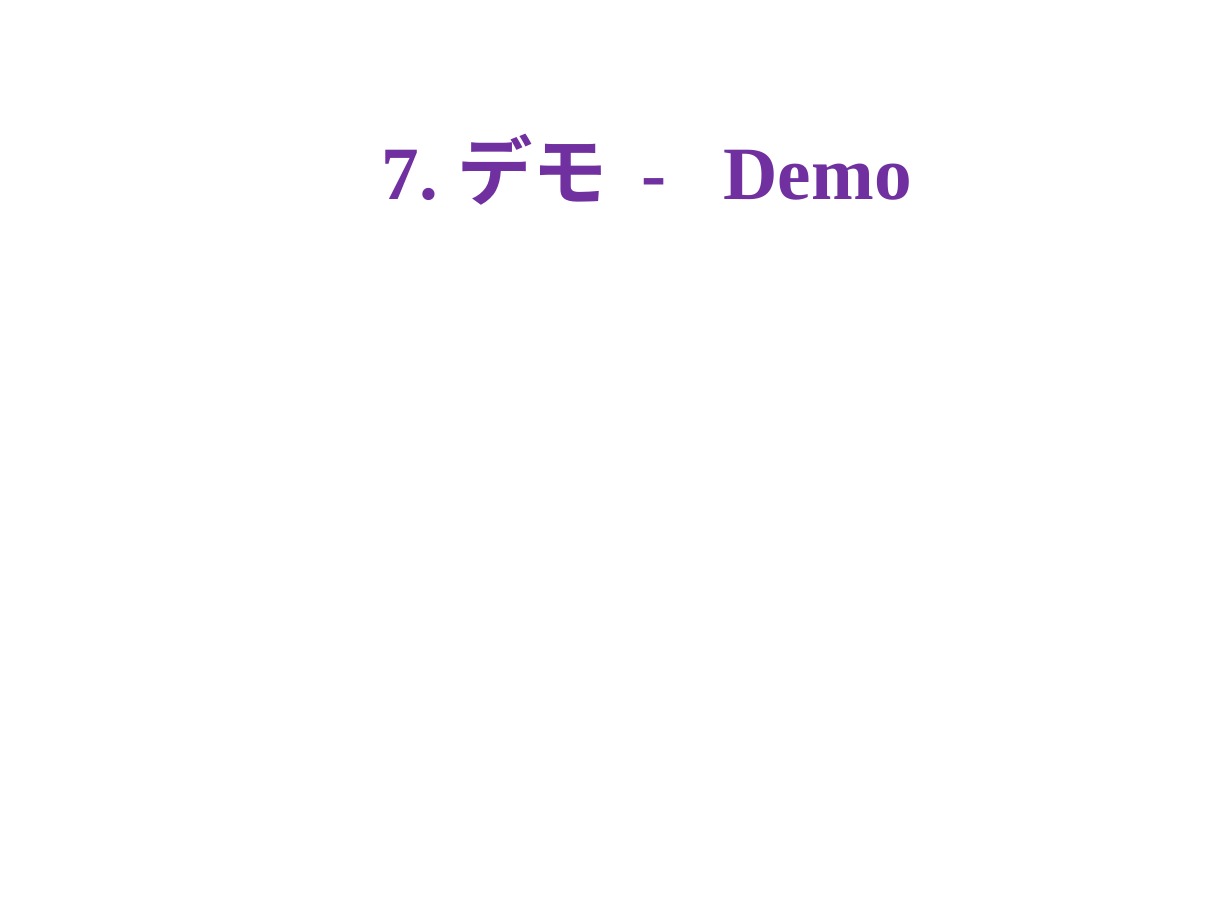
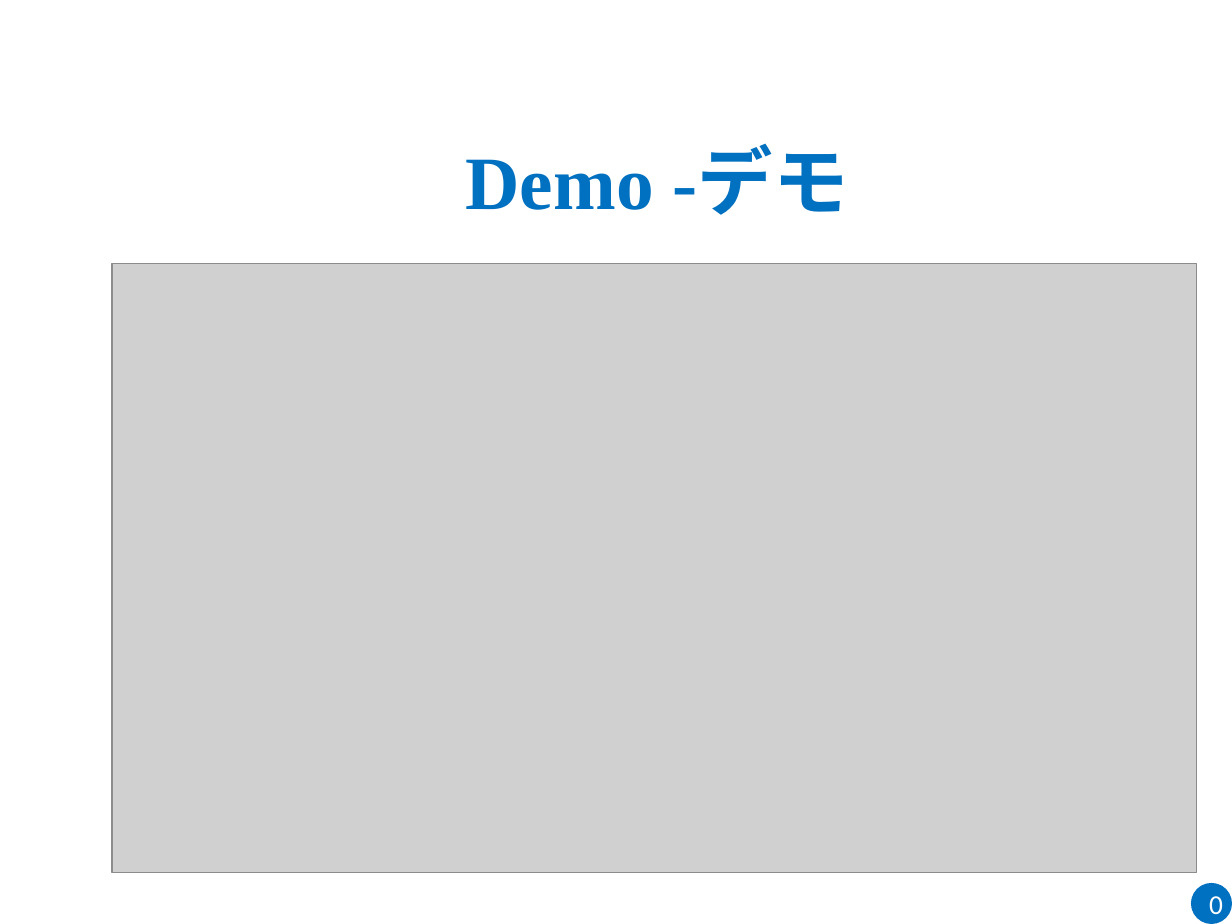
Before and after one commit to sangnvus/2015FALLJS01, a slide deck: slide 76 of WIP/Users/HuyNM/DDL_Slide_v1.0.pptx (slide 33 before the commit). Drawn at 1232x924 pixels with LibreOffice and Linux fonts; fonts in the diff are those of the drawing; grey boxes stand for pictures; background and template pictures are left out. Boxes give left, top, right and bottom in pixels: in the first picture for what was removed or moved away, otherwise in the second. Text is boxed around its words. In the diff, an @@ line names an element or a change of style, - is before the commit and + after.

```diff
--- a/WIP/Users/HuyNM/DDL_Slide_v1.0.pptx
+++ b/WIP/Users/HuyNM/DDL_Slide_v1.0.pptx
@@ title at (466, 151, 849, 215): text changed; text colour #7030A0 to #0070C0 @@
-7. デモ - Demo
+Demo -デモ
@@ picture added at (112, 264, 1196, 873) @@
@@ ellipse added at (1191, 883, 1232, 924), fill #0070C0, 16 pt, text #FFFFFF @@
+0
```
Also in this commit, not shown: 28 other slides changed, 47 slides added, 4 slides removed.
